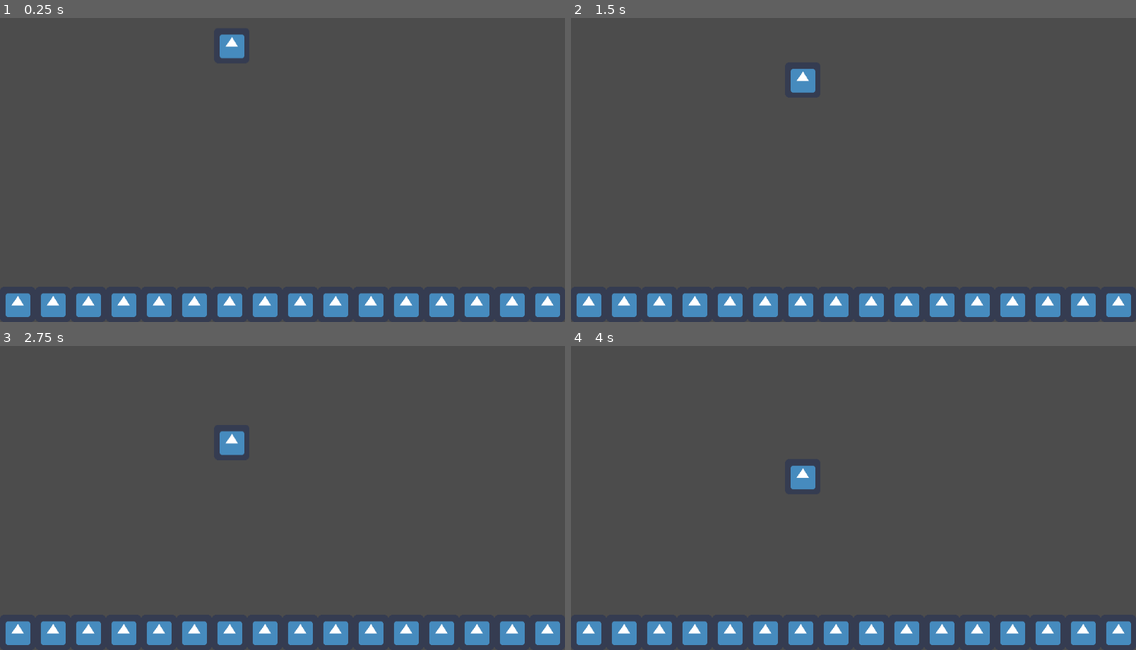
Above: before the commit, frames 1-4 (two rows, left to right).
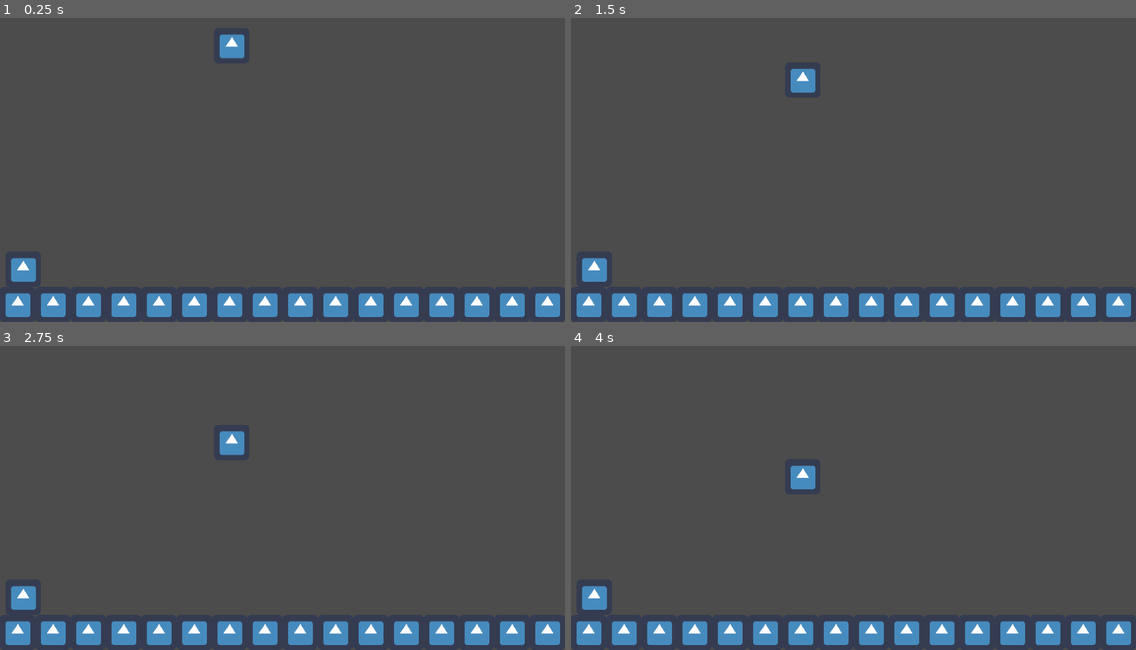
Above: after the commit, the same moments.

Repository: Italia2407/Arcade-Game
Game: Godot game, scene res://scenes/Prototype_Level.tscn
The game is run twice, just before and just after one commit, with the same random seed, the same clock (stepped at 60 frames per second) and the same inputs. The engine's default icon, where the game draws it, is replaced by a stand-in: a white triangle on a blue panel in a dark square.
Inputs:
- Up to frame 1 (0.25 s): no input
- Up to frame 2 (1.5 s): no input
- Up to frame 3 (2.75 s): no input
- Up to frame 4 (4 s): no input

The runs differ from the first frame. In frame 1, 0.4% of the frame differs, in the area x 1-7%, y 78-87%; in frame 2, 0.4%; in frame 3, 0.4%; in frame 4, 0.4%.

Commit message:
Created Player Character
Implemented Ground Detection

Diff:
--- /dev/null
+++ b/scenes/Player.tscn
@@ -0,0 +1,37 @@
+[gd_scene load_steps=4 format=2]
+
+[ext_resource path="res://icon.png" type="Texture" id=1]
+[ext_resource path="res://scripts/PlayerController.gd" type="Script" id=2]
+
+[sub_resource type="RectangleShape2D" id=1]
+extents = Vector2( 32, 32 )
+
+[node name="Player" type="KinematicBody2D"]
+collision_mask = 14
+script = ExtResource( 2 )
+
+[node name="CollisionBox" type="CollisionShape2D" parent="."]
+shape = SubResource( 1 )
+
+[node name="Sprite" type="Sprite" parent="."]
+texture = ExtResource( 1 )
+
+[node name="GroundedRays" type="Node2D" parent="."]
+
+[node name="RayCastGroundL" type="RayCast2D" parent="GroundedRays"]
+position = Vector2( -31.5, 31.5 )
+enabled = true
+cast_to = Vector2( 0, 1 )
+collision_mask = 4
+
+[node name="RayCastGroundM" type="RayCast2D" parent="GroundedRays"]
+position = Vector2( 0, 31.5 )
+enabled = true
+cast_to = Vector2( 0, 1 )
+collision_mask = 4
+
+[node name="RayCastGroundR" type="RayCast2D" parent="GroundedRays"]
+position = Vector2( 31.5, 31.5 )
+enabled = true
+cast_to = Vector2( 0, 1 )
+collision_mask = 4
--- a/scenes/Prototype_Level.tscn
+++ b/scenes/Prototype_Level.tscn
@@ -1,7 +1,8 @@
-[gd_scene load_steps=3 format=2]
+[gd_scene load_steps=4 format=2]
 
 [ext_resource path="res://scenes/Falling_Enemy.tscn" type="PackedScene" id=1]
 [ext_resource path="res://scenes/Level_Tile.tscn" type="PackedScene" id=2]
+[ext_resource path="res://scenes/Player.tscn" type="PackedScene" id=3]
 
 [node name="Root" type="Node2D"]
 
@@ -73,3 +74,6 @@
 [node name="LevelTile16" parent="LevelTiles" instance=ExtResource( 2 )]
 position = Vector2( 960, 0 )
 health = 1
+
+[node name="Player" parent="." instance=ExtResource( 3 )]
+position = Vector2( 42, 504 )
--- /dev/null
+++ b/scripts/PlayerController.gd
@@ -0,0 +1,37 @@
+extends KinematicBody2D
+
+
+# Member Variables
+export var jump_height = 1.5
+export var jump_duration = 1.0
+var _jump_force: float
+var _gravity: float
+
+var _velocity: Vector2
+
+onready var RayL := $GroundedRays/RayCastGroundL
+onready var RayM := $GroundedRays/RayCastGroundM
+onready var RayR := $GroundedRays/RayCastGroundR
+
+# Called when the node enters the scene tree for the first time.
+func _ready():
+	_jump_force = -2*jump_height / jump_duration
+	_gravity = 2*jump_height / pow(jump_duration, 2)
+
+	_velocity = Vector2(0.0, 0.0)
+
+
+# Called every frame. 'delta' is the elapsed time since the previous frame.
+#func _process(delta):
+#	pass
+
+func _physics_process(delta):
+	print(is_grounded())
+
+
+func is_grounded():
+	var left = RayL.is_colliding()
+	var middle = RayM.is_colliding()
+	var right = RayR.is_colliding()
+
+	return left || middle || right
